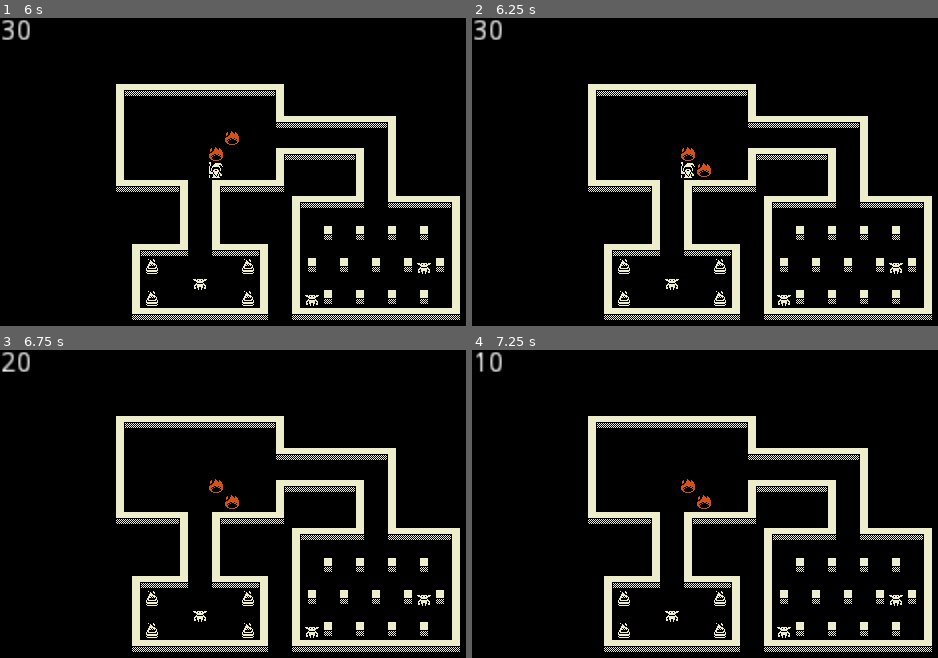
Above: before the commit, frames 1-4 (two rows, left to right).
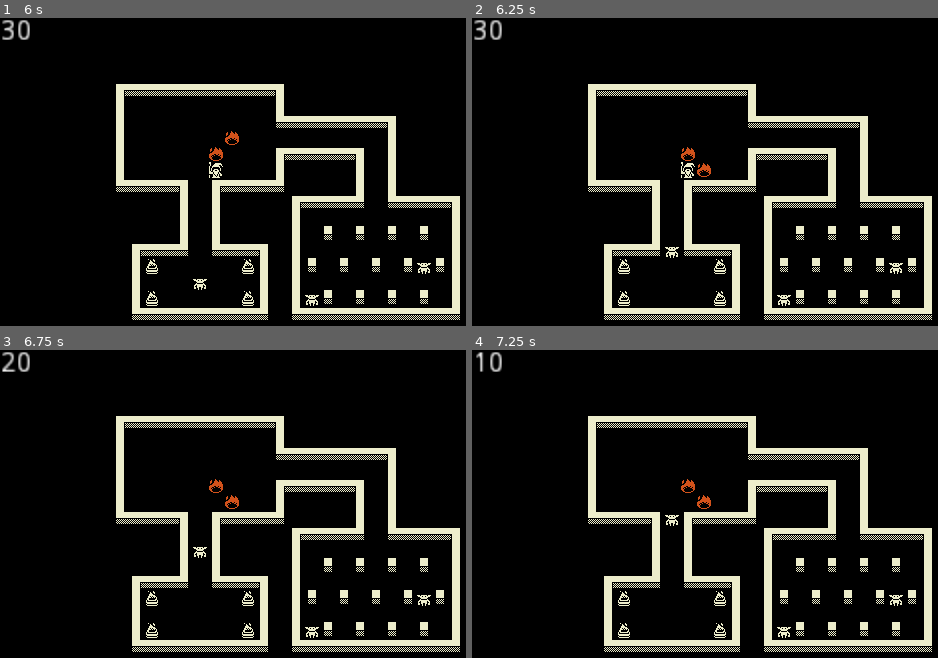
Above: after the commit, the same moments.

Repository: mattherman/7drl-2020
Game: Godot game, scene res://Main.tscn
Two runs of this game, one before a commit and one after it. Both use one fixed random seed, a clock stepped at 60 frames per second and the inputs below.
Inputs:
- Up to frame 1 (6 s): tap Enter (ui_accept) at 0.5, 0.77, 1.25, 1.52, 2, 3.02, 3.5, 3.77, 4.25, 4.52, 5 s; hold Right (ui_right) 0.53-1.28 s; hold Z (cast_1) 0.53-1.28 s; hold Down (ui_down) 1.28-2.03 s; tap Z (cast_1) every 1.5 s from 1.35 to 5.85 s; hold Right (ui_right) 2.03-2.78 s; hold Z (cast_1) 2.03-2.78 s; hold Up (ui_up) 2.78-3.53 s; hold Z (cast_1) 3.53-4.28 s; hold Left (ui_left) 3.53-5.03 s; hold Down (ui_down) 5.03-5.78 s; hold Z (cast_1) 5.03-5.78 s; hold Right (ui_right) from 5.78 s (still down)
- Up to frame 2 (6.25 s): keep holding Right (ui_right); tap Enter (ui_accept) at 6.02 s
- Up to frame 3 (6.75 s): release Right (ui_right) at 6.53 s; hold Up (ui_up) from 6.53 s (still down); hold Z (cast_1) from 6.53 s (still down)
- Up to frame 4 (7.25 s): keep holding Up (ui_up); keep holding Z (cast_1); tap Enter (ui_accept) at 6.77 s

Frame 1 is identical in both runs. In frame 2, 0.1% of the frame differs, in the area x 41-45%, y 74-89%; in frame 3, 0.1%; in frame 4, 0.1%.

Commit message:
Melee attacks

Diff:
--- a/Enemy.gd
+++ b/Enemy.gd
@@ -8,9 +8,11 @@
 
 var pathfinder: Pathfinder
 
-export (int) var health = 15
+export (int) var health = 60
 export (int) var detect_radius = 7
 export (int) var speed = 2
+export (int) var melee_strength = 5
+
 var target
 var path
 var hit_pos
@@ -45,6 +47,7 @@
 		queue_free()
 	if target && is_target_visible():
 		path = pathfinder.find_path(position, target.position)
+		path.pop_front() # pop the initial position
 	if path:
 		pursue_target()
 	update()
@@ -58,29 +61,40 @@
 	var ne = target.position + Vector2(target_extents.x, -target_extents.y)
 	var sw = target.position + Vector2(-target_extents.x, target_extents.y)
 	for pos in [target.position, nw, ne, se, sw]:
-		var result = space_state.intersect_ray(position,
-				pos, [self], collision_mask, true, true)
+		var result = collision_check(space_state, position, pos)
 		if result:
 			hit_pos.append(result.position)
-			if result.collider.name == "Player":
+			if result.collider.is_in_group("player"):
 				return true
 	return false
 
 func pursue_target():
-	print("enemy: pursuing")
-	print(path)
+	for i in range(0, speed):
+		move_or_attack()
 
-func can_move(pos):
+func move_or_attack():
+	var next = path.front()
 	var space_state = get_world_2d().direct_space_state
-	var result = space_state.intersect_ray(position,
-				pos, [self], collision_mask, true, true)
+	var result = collision_check(space_state, position, next);
 	if result:
-		print(result.collider)
-		return false
+		if result.collider.is_in_group("player"):
+			result.collider.damage_received(melee_strength)
 	else:
-		return true
+		position = next
+		path.pop_front()
+
+func collision_check(state, from, to):
+	return state.intersect_ray(
+		from,
+		to,
+		[self],
+		collision_mask,
+		true,
+		true
+	)
 
 func damage_received(damage):
+	print("enemy:damage_received %s" % damage)
 	health = max(health - damage, 0)
 
 func _on_Visibility_area_entered(area):
--- a/Enemy.tscn
+++ b/Enemy.tscn
@@ -8,20 +8,18 @@
 
 [node name="Enemy" type="Area2D"]
 collision_layer = 4
-collision_mask = 19
+collision_mask = 3
 script = ExtResource( 2 )
 __meta__ = {
 "_edit_group_": true
 }
+health = 15
 
 [node name="Sprite" type="Sprite" parent="."]
 texture = ExtResource( 1 )
 
 [node name="CollisionShape2D" type="CollisionShape2D" parent="."]
 shape = SubResource( 1 )
-
-[node name="CollisionRay" type="RayCast2D" parent="."]
-collision_mask = 3
 
 [node name="Visibility" type="Area2D" parent="."]
 collision_layer = 8
--- a/Player.gd
+++ b/Player.gd
@@ -14,9 +14,11 @@
 enum {STATE_IDLE, STATE_ACTIVE, STATE_TARGETING}
 var state = STATE_ACTIVE
 
-var health = 100
+export (int) var health = 100
+export (int) var melee_strength = 5
 
 func _ready():
+	add_to_group("player")
 	add_to_group("can_receive_damage")
 	hide()
 
@@ -53,11 +55,26 @@
 	action_completed()
 
 func move(dir):
-	$CollisionRay.cast_to = inputs[dir] * tile_size
-	$CollisionRay.force_raycast_update()
-	if !$CollisionRay.is_colliding():
-		position += inputs[dir] * tile_size
+	var target_pos = position + (inputs[dir] * tile_size)
+	var state = get_world_2d().direct_space_state
+	var result = collision_check(state, position, target_pos)
+	if result:
+		if result.collider.is_in_group("enemies"):
+			result.collider.damage_received(melee_strength)
+			action_completed()
+	else:
+		position = target_pos
 		action_completed()
+
+func collision_check(state, from, to):
+	return state.intersect_ray(
+		from,
+		to,
+		[self],
+		collision_mask,
+		true,
+		true
+	)
 
 func action_completed():
 	state = STATE_IDLE
--- a/Player.tscn
+++ b/Player.tscn
@@ -10,7 +10,7 @@
 
 [node name="Player" type="Area2D"]
 collision_layer = 2
-collision_mask = 21
+collision_mask = 5
 script = ExtResource( 2 )
 __meta__ = {
 "_edit_group_": true
@@ -23,6 +23,3 @@
 
 [node name="CollisionShape2D" type="CollisionShape2D" parent="."]
 shape = SubResource( 1 )
-
-[node name="CollisionRay" type="RayCast2D" parent="."]
-cast_to = Vector2( 0, 16 )
